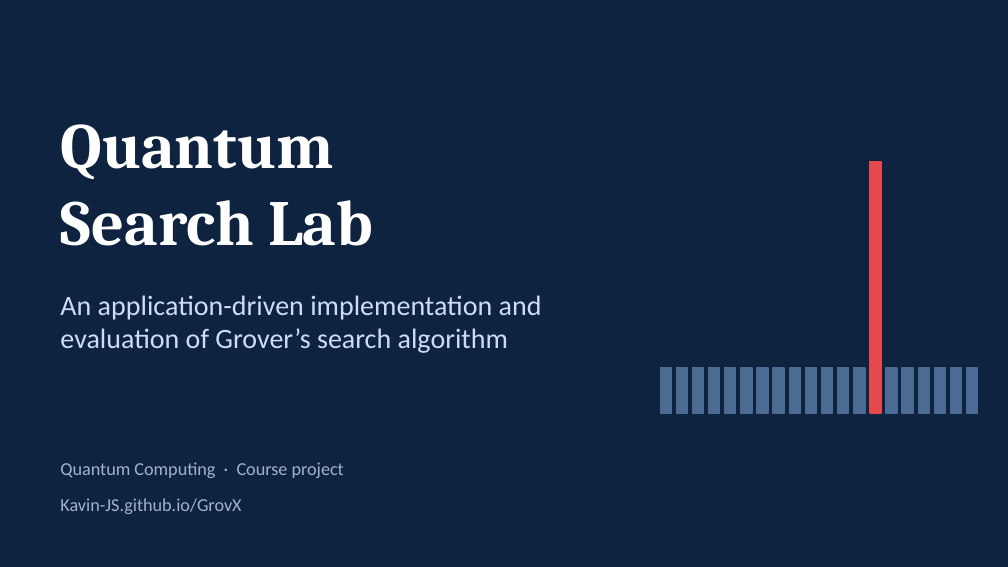
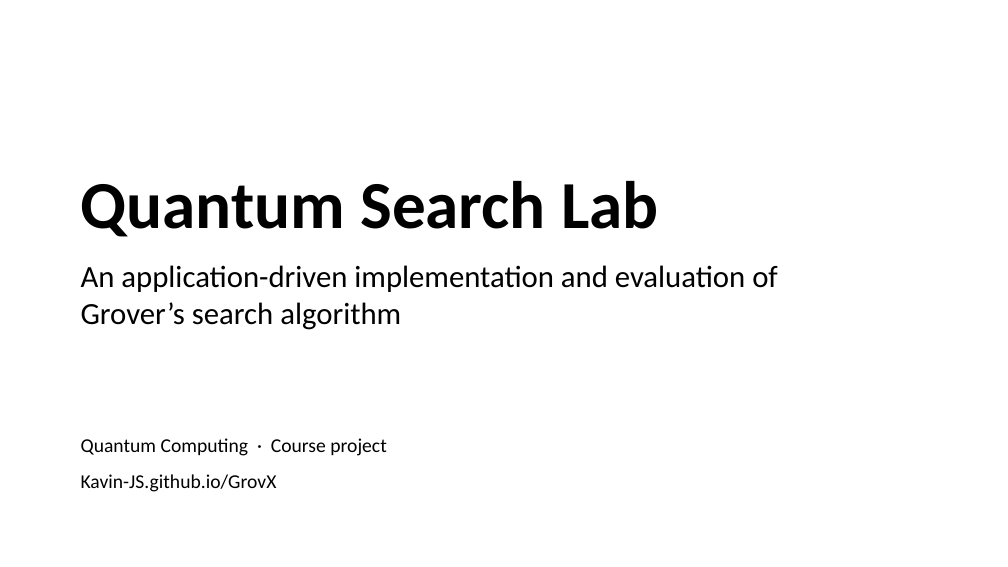
Before and after one commit to Kavin-JS/GrovX, a slide deck: slide 1 of files/GrovX_Presentation.pptx. Drawn at 1008x567 pixels with LibreOffice and Linux fonts; fonts in the diff are those of the drawing. Boxes give left, top, right and bottom in pixels: in the first picture for what was removed or moved away, otherwise in the second. Text is boxed around its words. In the diff, an @@ line names an element or a change of style, - is before the commit and + after.

```diff
--- a/files/GrovX_Presentation.pptx
+++ b/files/GrovX_Presentation.pptx
@@ background #0E2340 to #FFFFFF @@
@@ rectangle removed at [870,161,881,413] @@
@@ text at [81,181,658,237]: text changed; size 46 to 48 pt; font Cambria to Calibri; text colour #FFFFFF to #000000 @@
-Quantum
-Search Lab
+Quantum Search Lab
@@ text "An application-driven implementation and evaluation ...": place and size @@
-text "An application-driven implementation and evaluation ..." at [60,295,542,353]
+text "An application-driven implementation and evaluation ..." at [81,265,778,330]
@@ text "An application-driven implementation and evaluation ..." at [81,265,778,330]: size 20 to 22 pt, text colour #CADCFC to #000000 @@
@@ rectangle removed at [660,368,671,413] @@
@@ rectangle removed at [676,368,687,413] @@
@@ rectangle removed at [692,368,704,413] @@
@@ rectangle removed at [709,368,720,413] @@
@@ rectangle removed at [725,368,736,413] @@
@@ rectangle removed at [741,368,752,413] @@
@@ rectangle removed at [757,368,768,413] @@
@@ rectangle removed at [773,368,784,413] @@
@@ rectangle removed at [789,368,800,413] @@
@@ rectangle removed at [805,368,816,413] @@
@@ rectangle removed at [822,368,833,413] @@
@@ rectangle removed at [838,368,849,413] @@
@@ rectangle removed at [854,368,865,413] @@
@@ rectangle removed at [886,368,897,413] @@
@@ rectangle removed at [902,368,913,413] @@
@@ rectangle removed at [918,368,929,413] @@
@@ rectangle removed at [934,368,946,413] @@
@@ rectangle removed at [951,368,962,413] @@
@@ rectangle removed at [967,368,978,413] @@
@@ text "Quantum Computing · Course project" at [81,438,386,456]: size 13 to 14 pt, text colour #9FB3CC to #000000; vertical alignment middle to top @@
@@ text "Quantum Computing · Course project": place and size @@
-text "Quantum Computing · Course project" at [60,462,344,478]
+text "Quantum Computing · Course project" at [81,438,386,456]
@@ text "Kavin-JS.github.io/GrovX": place and size @@
-text "Kavin-JS.github.io/GrovX" at [60,498,241,514]
+text "Kavin-JS.github.io/GrovX" at [81,474,277,492]
@@ text "Kavin-JS.github.io/GrovX" at [81,474,277,492]: size 13 to 14 pt, text colour #9FB3CC to #000000; vertical alignment middle to top @@
```
Also in this commit, not shown: 10 other slides changed, 13 other files.
